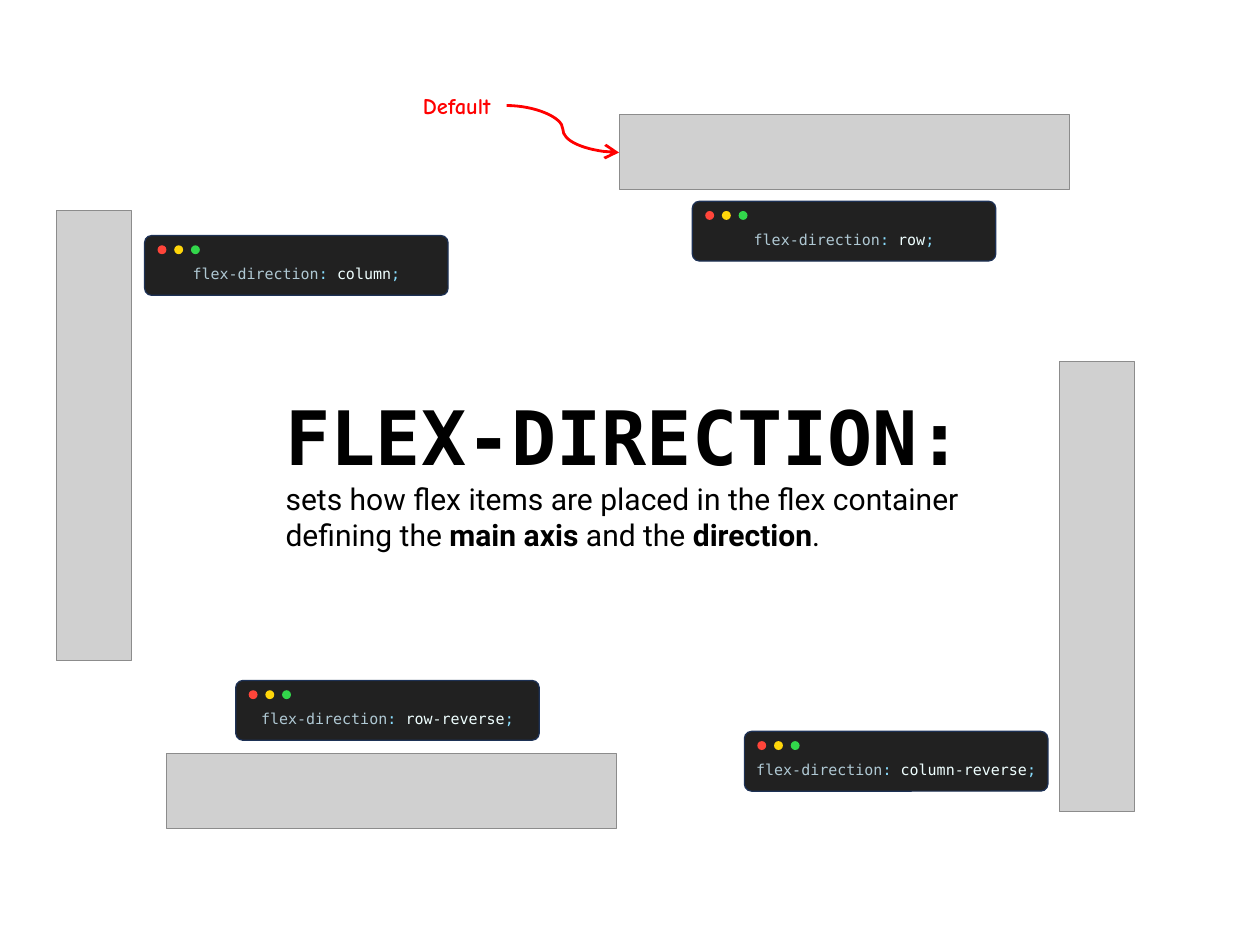
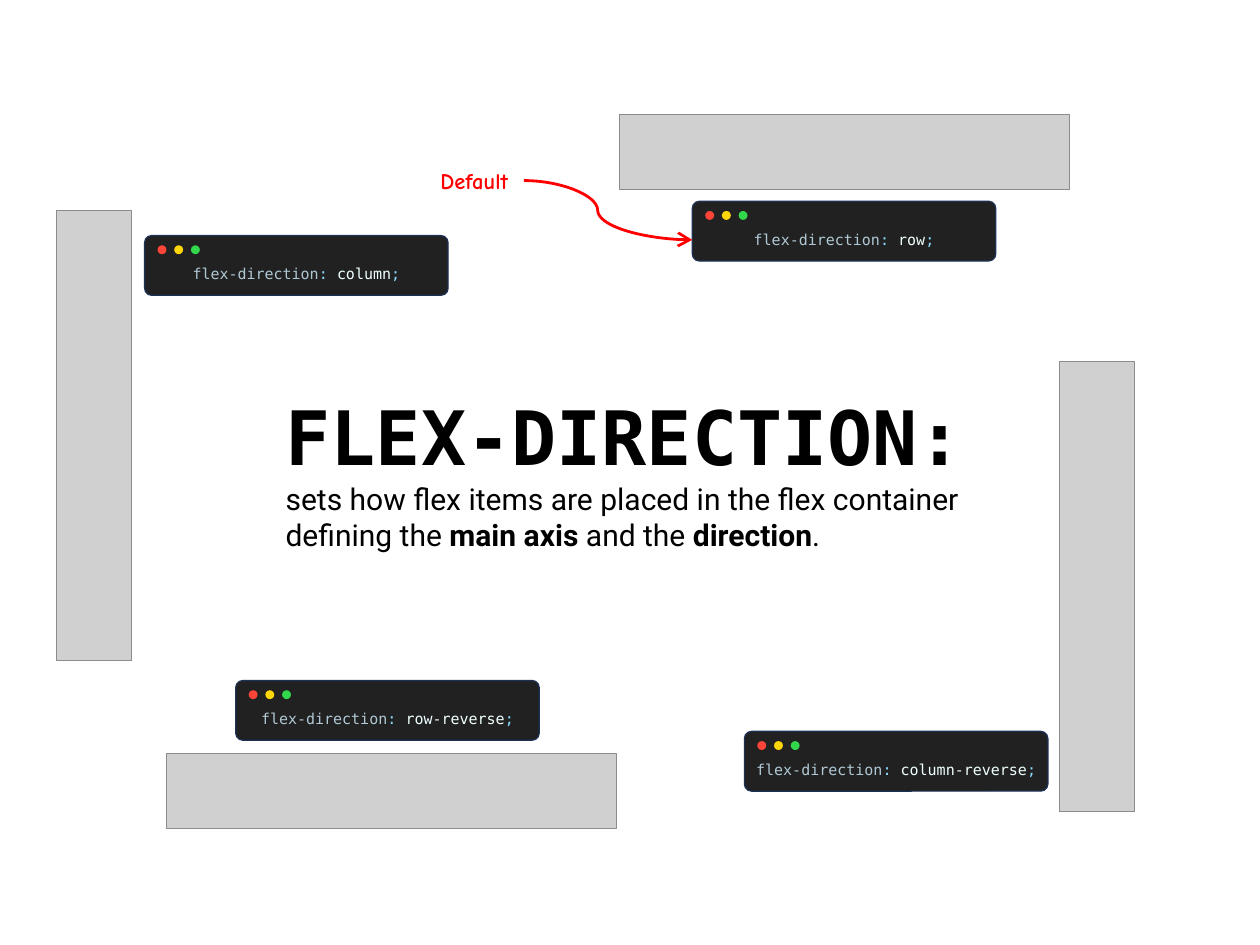
Before and after one commit to one0rb/one0rb, a slide deck: slide 4 of cheat-sheets/code-window.pptx. Drawn at 1260x945 pixels with LibreOffice and Linux fonts; fonts in the diff are those of the drawing; grey boxes stand for pictures. Boxes give left, top, right and bottom in pixels: in the first picture for what was removed or moved away, otherwise in the second. Text is boxed around its words. In the diff, an @@ line names an element or a change of style, - is before the commit and + after.

```diff
--- a/cheat-sheets/code-window.pptx
+++ b/cheat-sheets/code-window.pptx
@@ text "Default": place and size @@
-text "Default" at (423, 99, 491, 115)
+text "Default" at (440, 174, 508, 190)
@@ curved arrow moved from (507, 105) - (619, 152) to (524, 181) - (692, 240) @@
```
Also in this commit, not shown: 3 other slides changed.
